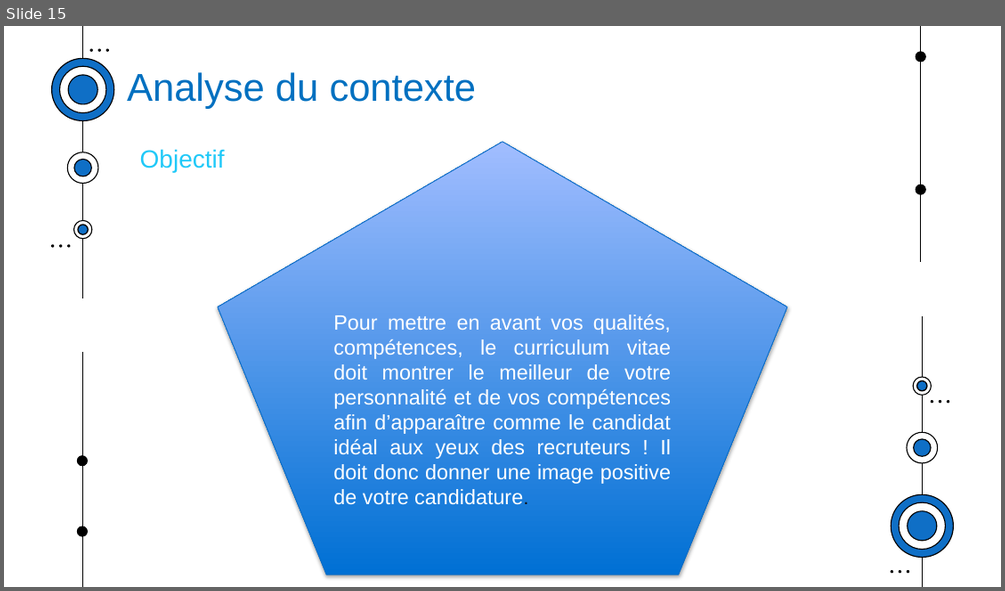
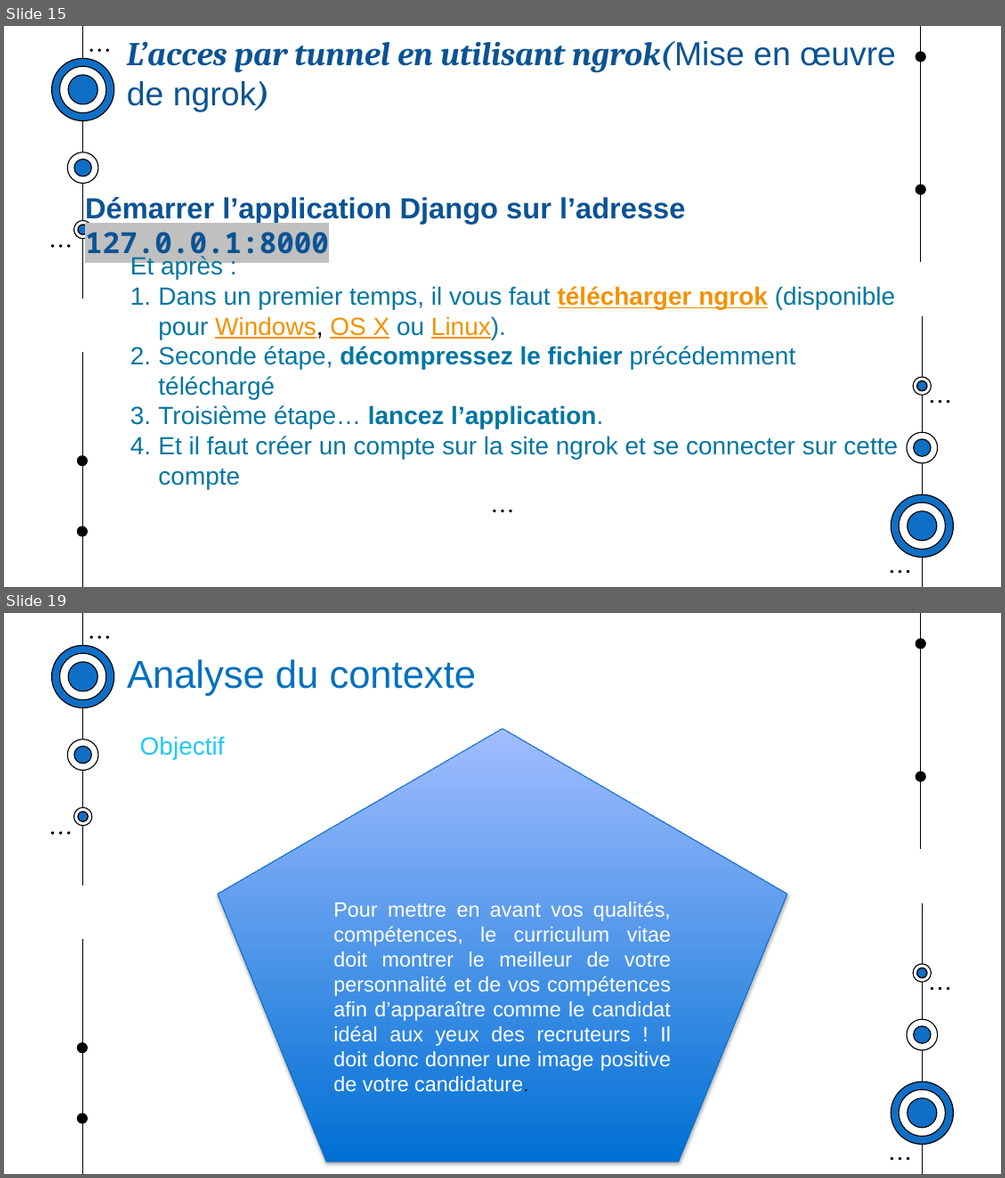
Before and after one commit to muhamedoufi/rapport-cloud, a slide deck: Presentation_cv.pptx. Shown one above the other, each under a label of ours: slide 15 before the commit, slides 15 and 19 after it; the slides between them are not shown. The pictures are 1005x591 and 1005x1178 pixels, drawn with LibreOffice and Linux fonts; fonts in the diff are those of the drawing. Boxes give left, top, right and bottom in pixels: in the first picture for what was removed or moved away, otherwise in the second. Text is boxed around its words. In the diff, an @@ line names an element or a change of style, - is before the commit and + after.

```diff
--- a/Presentation_cv.pptx
+++ b/Presentation_cv.pptx
@@ slide 15 added at <box>4,26,1001,587</box>, background #FFFFFF; not listed: 51 template elements that a slide beside it also shows @@
@@ text added at <box>127,41,896,112</box>, 32 pt, text #0B5394, bold, italic @@
+          L’acces par tunnel en utilisant ngrok(Mise en œuvre de ngrok)
@@ text added at <box>85,197,686,262</box>, 28 pt, text #0B5394, bold @@
+Démarrer l’application Django sur l’adresse 127.0.0.1:8000
@@ text added at <box>130,256,898,489</box>, 24 pt, text #0076A3 @@
+Et après :
+1. Dans un premier temps, il vous faut télécharger ngrok (disponible pour Windows, OS X ou Linux).
+2. Seconde étape, décompressez le fichier précédemment téléchargé
+3. Troisième étape… lancez l’application.
+4. Et il faut créer un compte sur la site ngrok et se connecter sur cette compte
@@ what was slide 15 is now slide 19 @@
```
Also in this commit, not shown: 9 slides changed, 8 other slides added, 5 slides removed, 1 other file.
